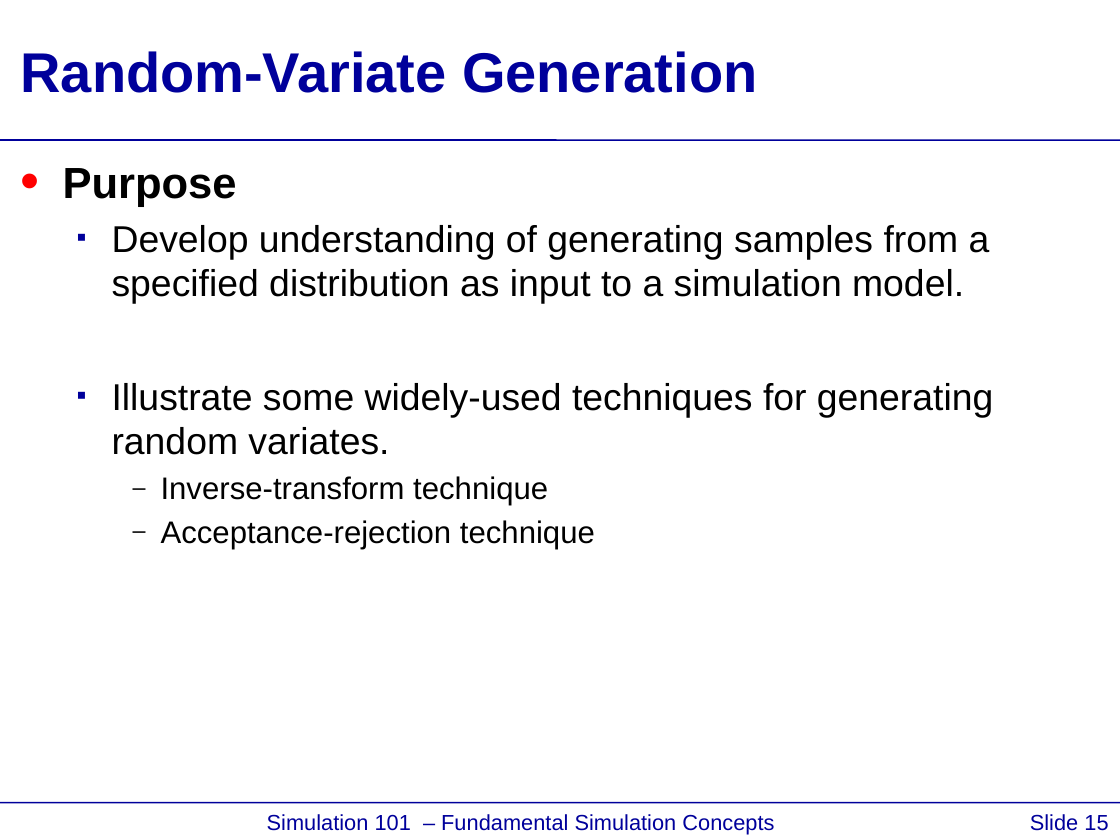
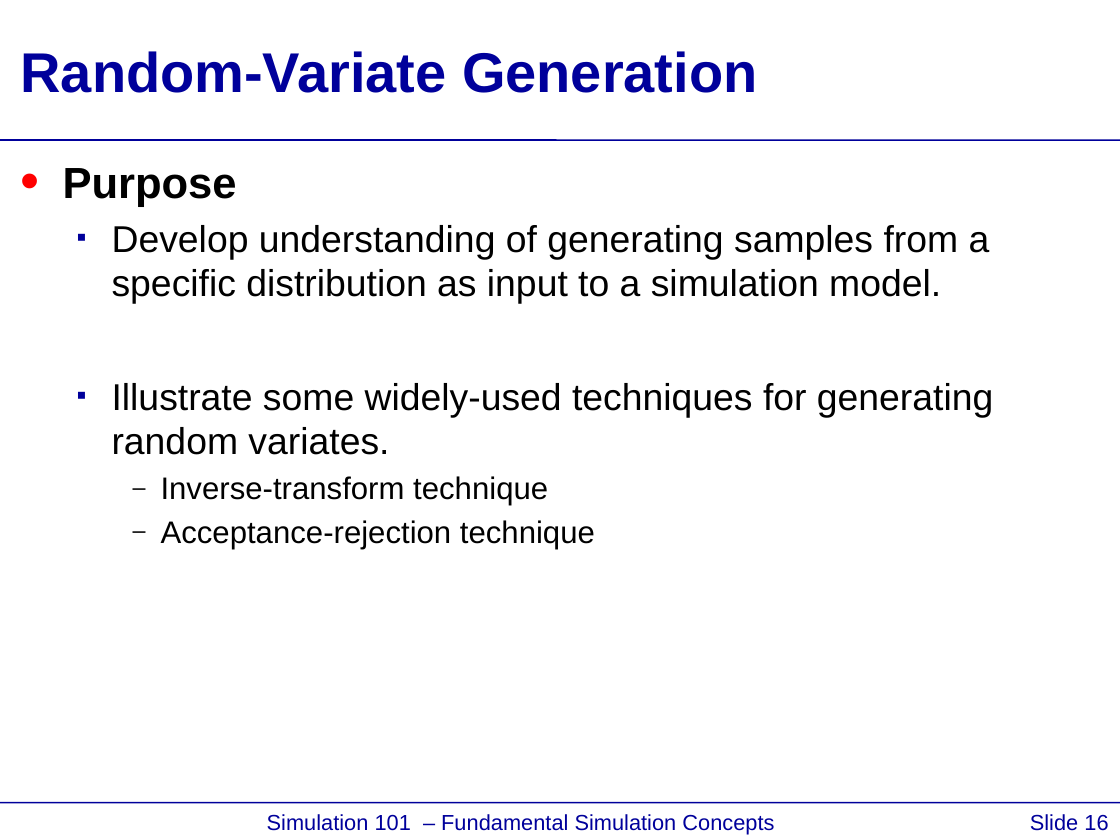
Before and after one commit to ILABUTK/Simulation_IE406, a slide deck: slide 16 of Mohammad-Slides/3-Random Number Generator.pptx (slide 15 before the commit). Drawn at 1120x840 pixels with LibreOffice and Linux fonts; fonts in the diff are those of the drawing. Boxes give left, top, right and bottom in pixels: in the first picture for what was removed or moved away, otherwise in the second. Text is boxed around its words. In the diff, an @@ line names an element or a change of style, - is before the commit and + after.

Commit message:
Added New Slides

```diff
--- a/Mohammad-Slides/3-Random Number Generator.pptx
+++ b/Mohammad-Slides/3-Random Number Generator.pptx
@@ text at <box>112,225,990,304</box>: text changed @@
-  ▪ Develop understanding of generating samples from a specified distribution as input to a simulation model.
+  ▪ Develop understanding of generating samples from a specific distribution as input to a simulation model.
@@ page number at <box>1030,814,1108,831</box>: text changed @@
-Slide 15
+Slide 16
```
Also in this commit, not shown: 1 other slide changed, 8 slides removed, 9 other files.
